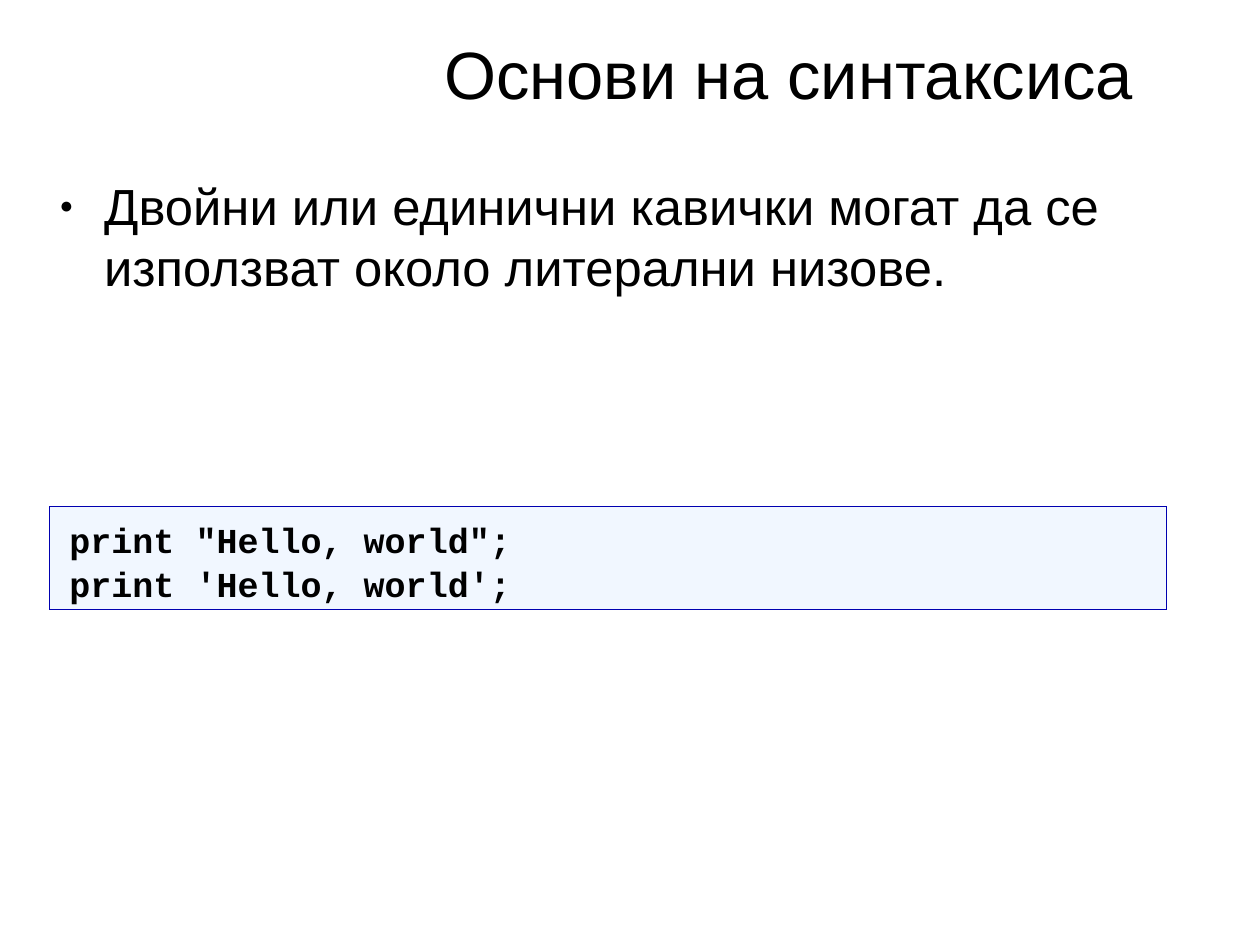
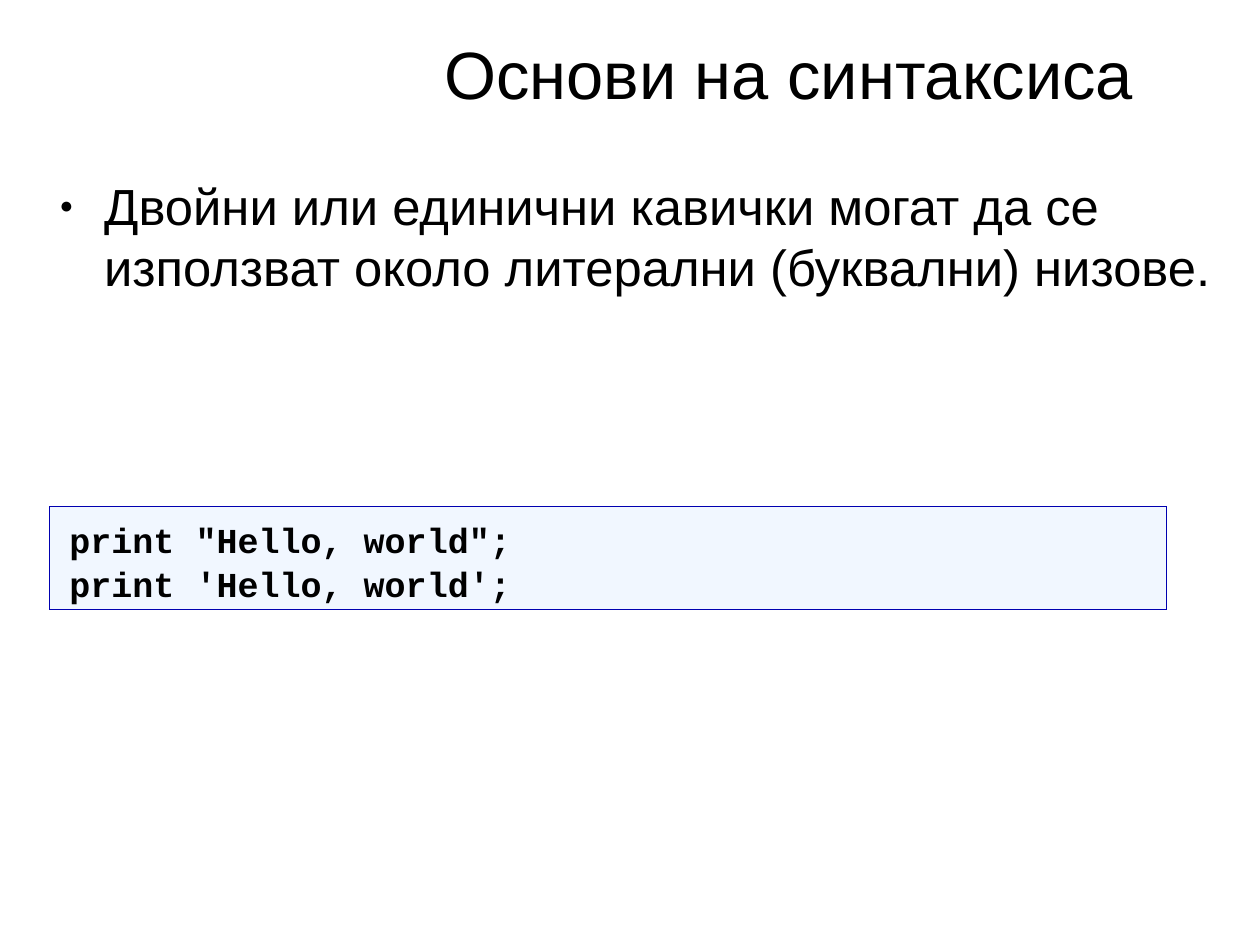
Before and after one commit to kberov/PerlProgrammingCourse, a slide deck: slide 23 of 01_intro_bg.odp. Drawn at 1260x945 pixels with LibreOffice and Linux fonts; fonts in the diff are those of the drawing; background and template pictures are left out. Boxes give left, top, right and bottom in pixels: in the first picture for what was removed or moved away, otherwise in the second. Text is boxed around its words. In the diff, an @@ line names an element or a change of style, - is before the commit and + after.

```diff
--- a/01_intro_bg.odp
+++ b/01_intro_bg.odp
@@ text at (x1=104, y1=187, x2=1210, y2=296): text changed @@
-● Двойни или единични кавички могат да се използват около литерални низове.
+● Двойни или единични кавички могат да се използват около литерални (буквални) низове.
```
Also in this commit, not shown: 13 other slides changed, 1 slide added, 1 slide removed, 1 other file.
